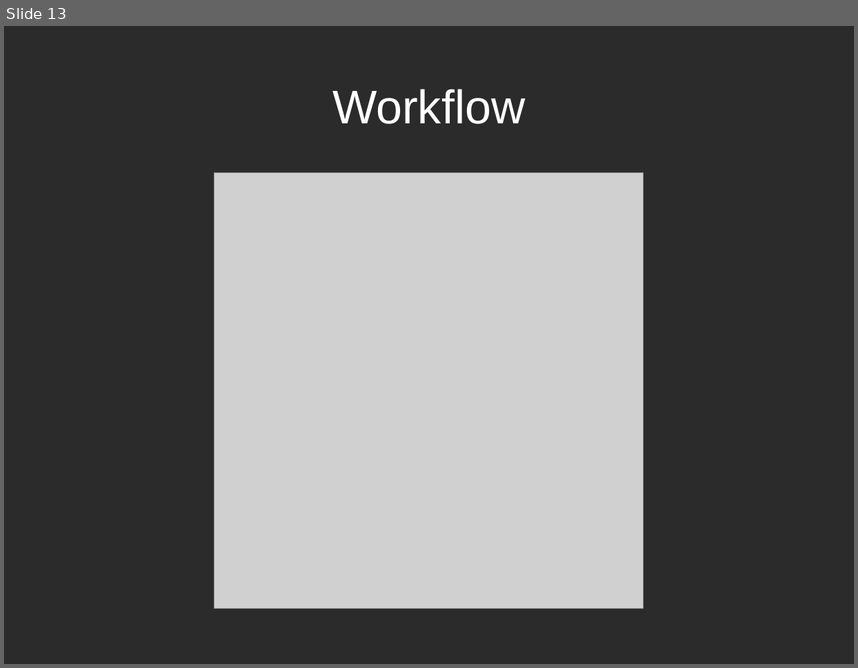
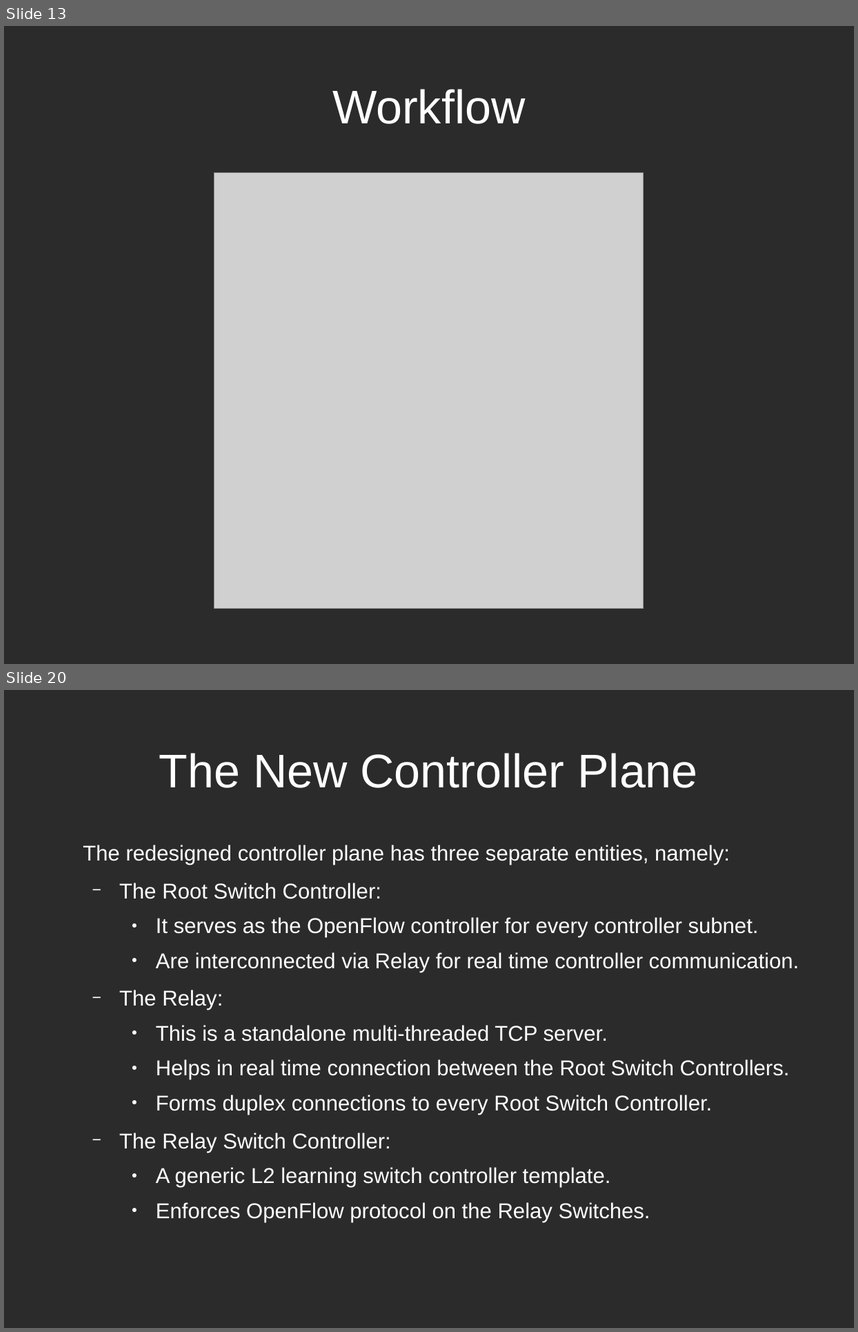
Before and after one commit to r0ck3r008/sdn-proj, a slide deck: reviews/SDN presentation.odp. Shown one above the other, each under a label of ours: slide 13 before the commit, slides 13 and 20 after it; the slides between them are not shown. The pictures are 858x668 and 858x1332 pixels, drawn with LibreOffice and Linux fonts; fonts in the diff are those of the drawing; grey boxes stand for pictures; background and template pictures are left out; a plain dark background stands for a picture behind light text. Boxes give left, top, right and bottom in pixels: in the first picture for what was removed or moved away, otherwise in the second. Text is boxed around its words. In the diff, an @@ line names an element or a change of style, - is before the commit and + after.

```diff
--- a/reviews/SDN presentation.odp
+++ b/reviews/SDN presentation.odp
@@ slide 20 added at <box>4,690,854,1328</box>, background picture (left out) @@
@@ title added at <box>159,753,698,788</box>, 44 pt, text #FFFFFF @@
+The New Controller Plane
@@ text added at <box>83,845,800,1222</box>, 20 pt, text #FFFFFF @@
+The redesigned controller plane has three separate entities, namely:
+  − The Root Switch Controller:
+    ● It serves as the OpenFlow controller for every controller subnet.
+    ● Are interconnected via Relay for real time controller communication.
+  − The Relay:
+    ● This is a standalone multi-threaded TCP server.
+    ● Helps in real time connection between the Root Switch Controllers.
+    ● Forms duplex connections to every Root Switch Controller.
+  − The Relay Switch Controller:
+    ● A generic L2 learning switch controller template.
+    ● Enforces OpenFlow protocol on the Relay Switches.
```
Also in this commit, not shown: 4 slides changed, 9 other slides added, 1 other file.
